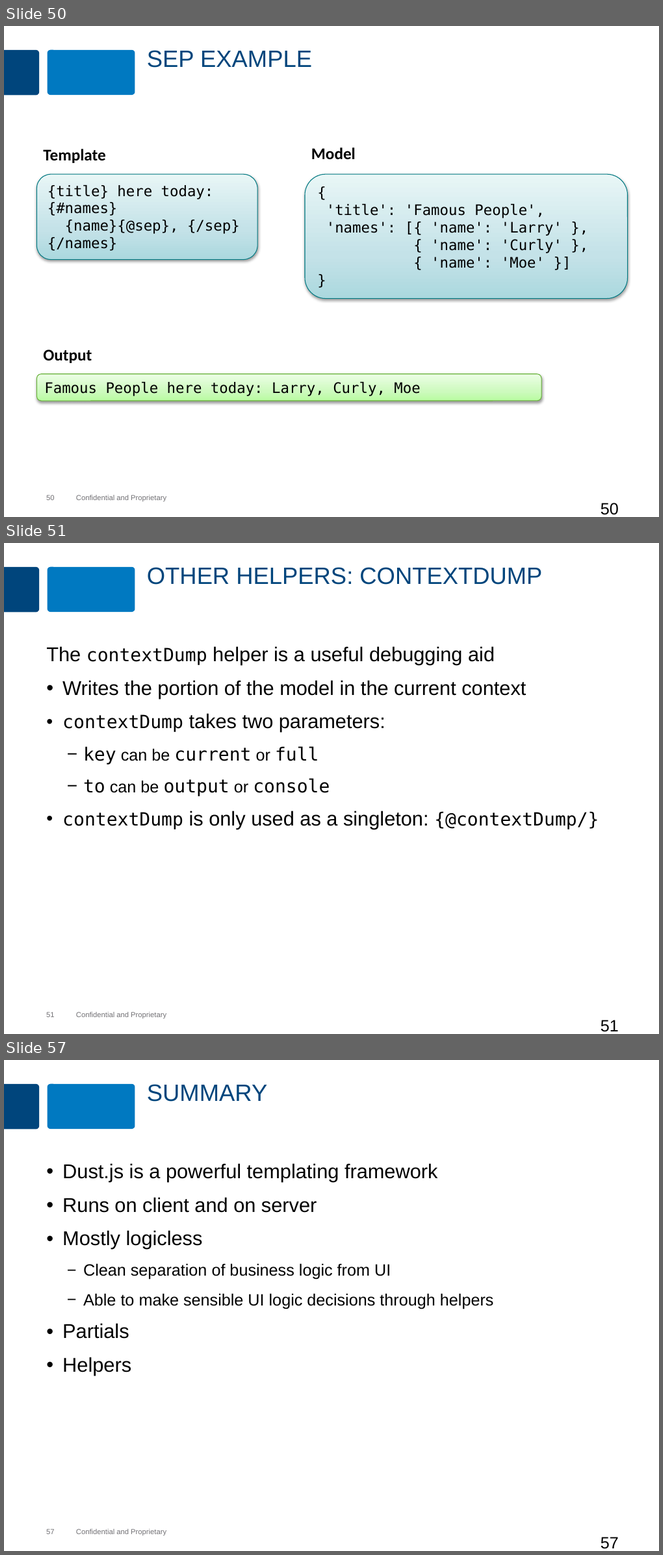
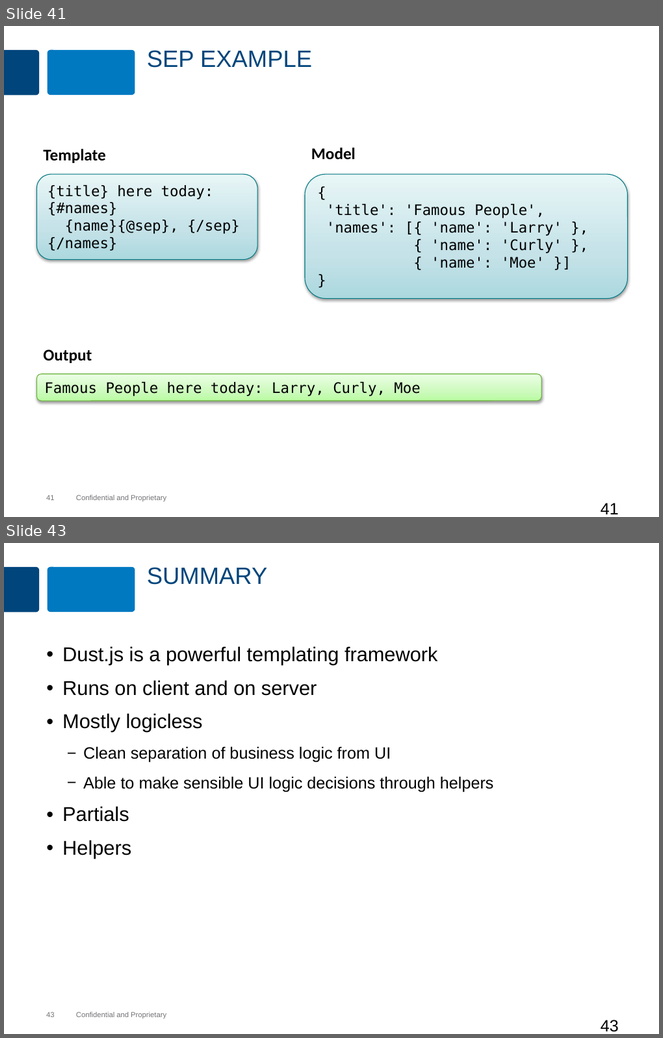
Before and after one commit to MaxMillington/nodePractice, a slide deck: node/lesson-83-dustjs/dustjs.pptx. Shown one above the other, each under a label of ours: slides 50, 51 and 57 before the commit, slides 41 and 43 after it; the slides between them are not shown. The pictures are 663x1555 and 663x1038 pixels, drawn with LibreOffice and Linux fonts; fonts in the diff are those of the drawing; background and template pictures are left out. Boxes give left, top, right and bottom in pixels: in the first picture for what was removed or moved away, otherwise in the second. Text is boxed around its words. In the diff, an @@ line names an element or a change of style, - is before the commit and + after.

```diff
--- a/node/lesson-83-dustjs/dustjs.pptx
+++ b/node/lesson-83-dustjs/dustjs.pptx
@@ slide 51 removed at (4, 543, 659, 1034), background #FFFFFF; not listed: 4 template elements that a slide beside it also shows @@
@@ title removed at (147, 567, 542, 585) @@
-OTHER HELPERS: CONTEXTDUMP
@@ text removed at (46, 646, 599, 830) @@
-The contextDump helper is a useful debugging aid
-• Writes the portion of the model in the current context
-• contextDump takes two parameters:
-  − key can be current or full
-  − to can be output or console
-• contextDump is only used as a singleton: {@contextDump/}
@@ page number removed at (601, 1020, 619, 1032) @@
-51
@@ what was slide 50 is now slide 41 @@
@@ page number at (46, 495, 54, 500): text changed @@
-50
+41
@@ page number at (601, 503, 619, 515): text changed @@
-50
+41
@@ what was slide 57 is now slide 43 @@
@@ page number at (46, 1012, 54, 1017): text changed @@
-57
+43
@@ page number at (601, 1020, 619, 1032): text changed @@
-57
+43
```
Also in this commit, not shown: 11 slides changed, 2 slides added, 15 other slides removed, 4 other files.
